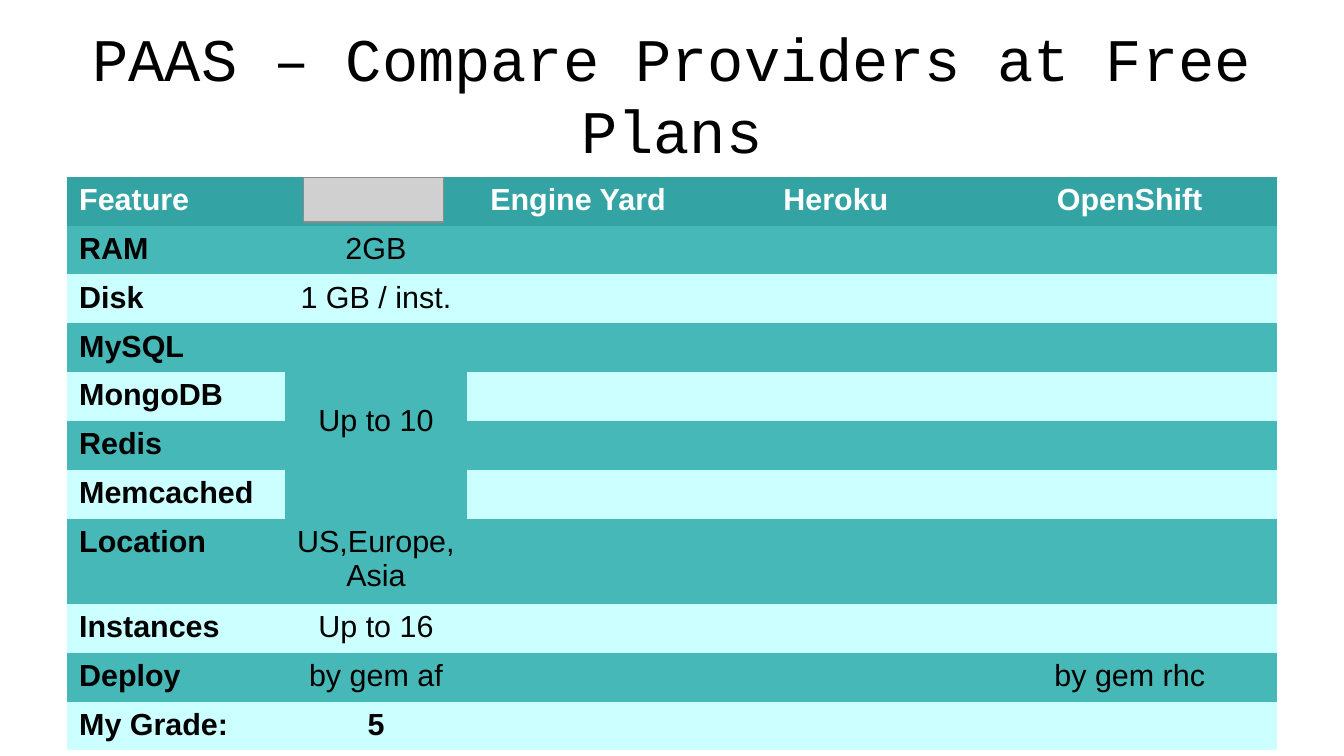
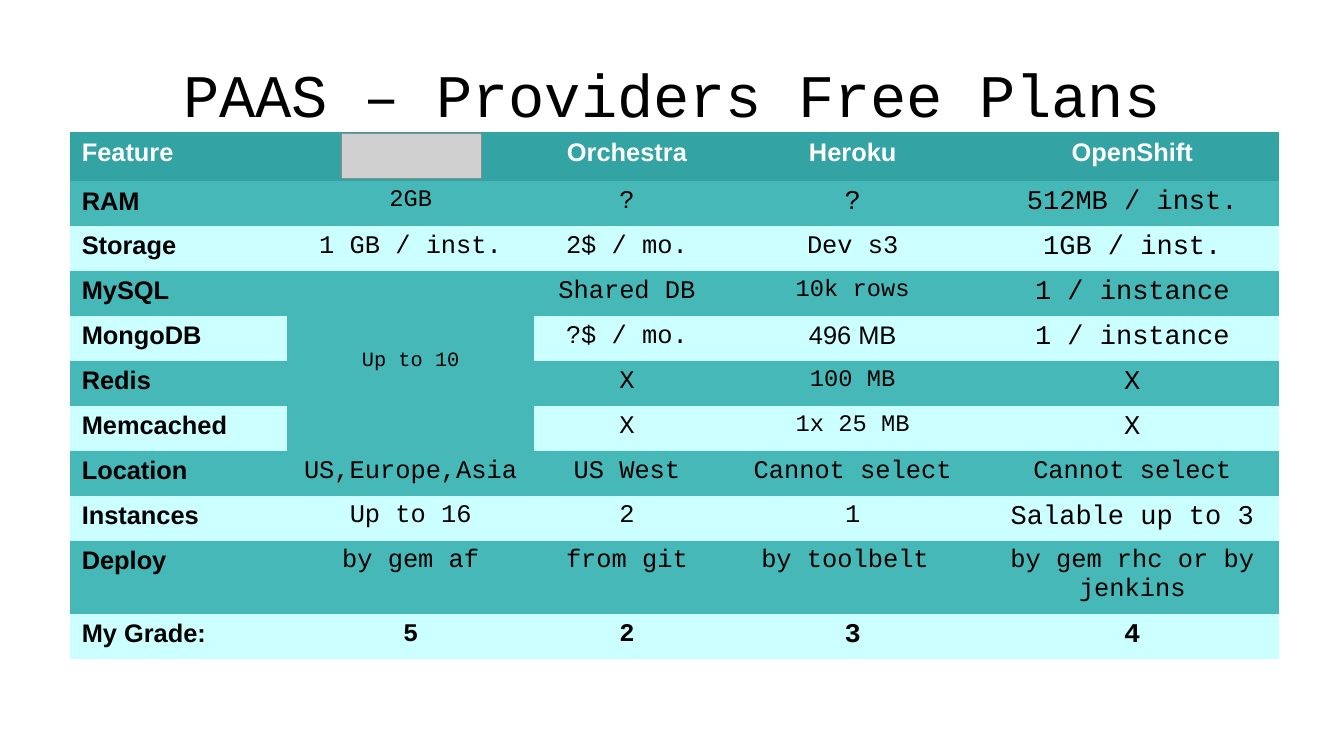
Before and after one commit to emgiezet/meetphp-8, a slide deck: slide 12 of presentation/presentation.odp. Drawn at 1344x756 pixels with LibreOffice and Linux fonts; fonts in the diff are those of the drawing; grey boxes stand for pictures; background and template pictures are left out. Boxes give left, top, right and bottom in pixels: in the first picture for what was removed or moved away, otherwise in the second. Text is boxed around its words. In the diff, an @@ line names an element or a change of style, - is before the commit and + after.

Commit message:
Presentation - PAAS introduction compleated! #gklst

```diff
--- a/presentation/presentation.odp
+++ b/presentation/presentation.odp
@@ title at (183,73,1160,133): text changed @@
-PAAS – Compare Providers at Free Plans
+PAAS – Providers Free Plans
@@ table at (70,132,1281,654) @@
-row 1, column 3: Engine Yard
+row 1, column 3: Orchestra
-row 2: RAM | 2GB |  |  | 
+row 2: RAM | 2GB | ? | ? | 512MB / inst.
-row 3: Disk | 1 GB / inst. |  |  | 
+row 3: Storage | 1 GB / inst. | 2$ / mo. | Dev s3 | 1GB / inst.
-row 4: MySQL | Up to 10 |  |  | 
+row 4: MySQL | Up to 10 | Shared DB | 10k rows | 1 / instance
-row 5: MongoDB |  |  |  | 
+row 5: MongoDB |  | ?$ / mo. | 496 MB | 1 / instance
-row 6: Redis |  |  |  | 
+row 6: Redis |  | X | 100 MB | X
-row 7: Memcached |  |  |  | 
+row 7: Memcached |  | X | 1x 25 MB | X
-row 8: Location | US,Europe,Asia |  |  | 
+row 8: Location | US,Europe,Asia | US West | Cannot select | Cannot select
-row 9: Instances | Up to 16 |  |  | 
+row 9: Instances | Up to 16 | 2 | 1 | Salable up to 3
-row 10: Deploy | by gem af |  |  | by gem rhc
+row 10: Deploy | by gem af | from git | by toolbelt | by gem rhc or by jenkins
-row 11: My Grade: | 5 |  |  | 
+row 11: My Grade: | 5 | 2 | 3 | 4
@@ size 18 to 15 pt in "Feature", "Heroku", "OpenShift", "RAM" and 13 more places @@
@@ size 18 to 14 pt in "2GB" @@
@@ font Arial to Courier New in "2GB", "1 GB / inst.", "Up to 10", "US,Europe,Asia" and 3 more places @@
@@ size 18 to 12 pt in "Up to 10" @@
@@ table: place and size @@
-table at (67,177,1278,745)
+table at (70,132,1281,654)
@@ picture: place and size @@
-picture at (304,177,444,222)
+picture at (341,134,482,179)
```
Also in this commit, not shown: 7 other slides changed, 8 slides added, 3 slides removed, 7 other files.
